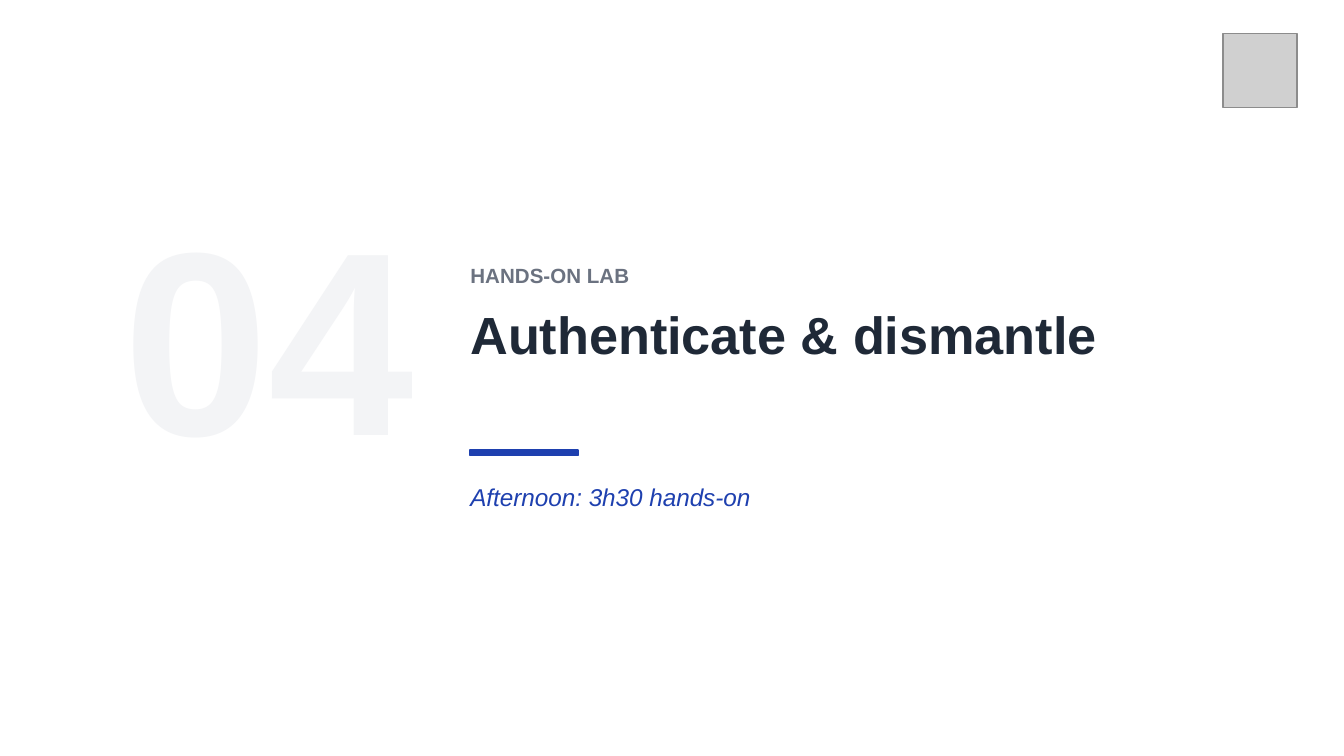
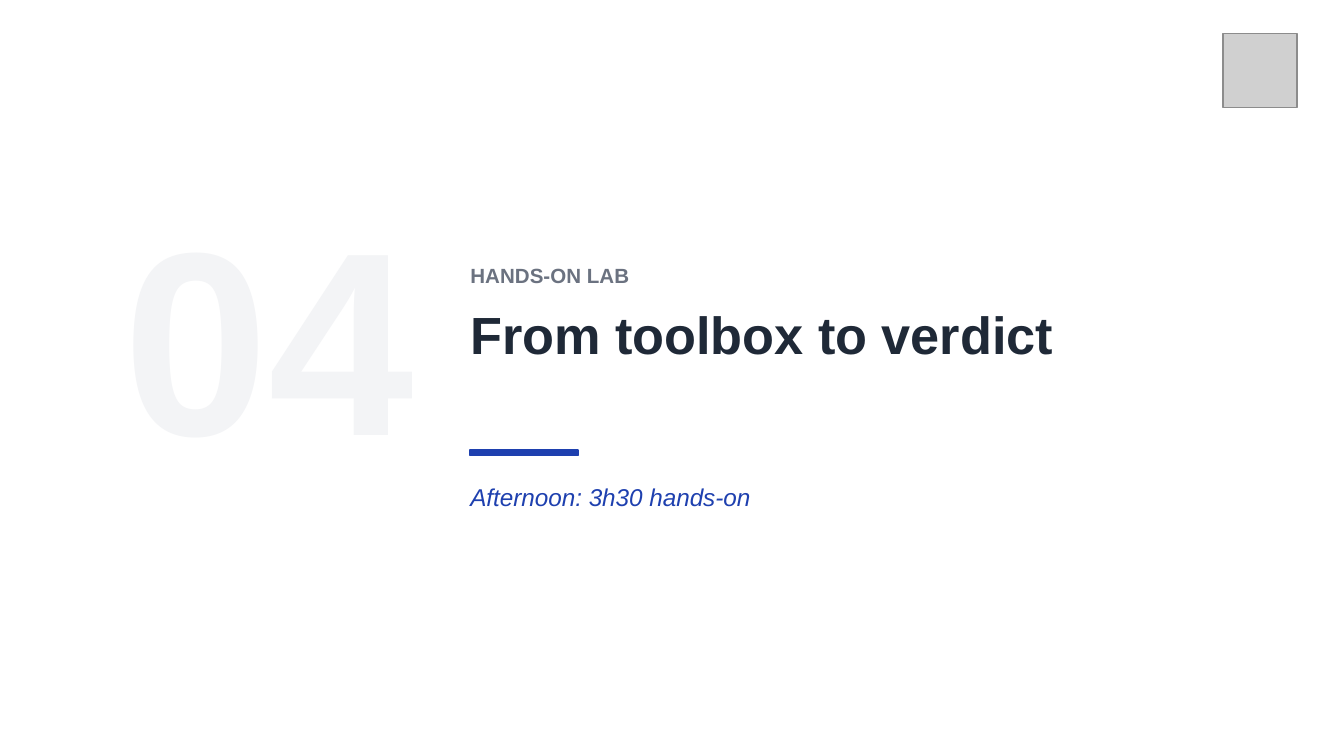
Before and after one commit to clemdepernet/osint-advanced-labs, a slide deck: slide 27 of Day_2/Day_2_Source_Reliability_And_Media_Forensics.pptx. Drawn at 1344x756 pixels with LibreOffice and Linux fonts; fonts in the diff are those of the drawing; grey boxes stand for pictures. Boxes give left, top, right and bottom in pixels: in the first picture for what was removed or moved away, otherwise in the second. Text is boxed around its words. In the diff, an @@ line names an element or a change of style, - is before the commit and + after.

```diff
--- a/Day_2/Day_2_Source_Reliability_And_Media_Forensics.pptx
+++ b/Day_2/Day_2_Source_Reliability_And_Media_Forensics.pptx
@@ text at [470,316,1053,355]: text changed @@
-Authenticate & dismantle
+From toolbox to verdict
```
Also in this commit, not shown: 3 other slides changed, 1 slide added, 10 other files.
